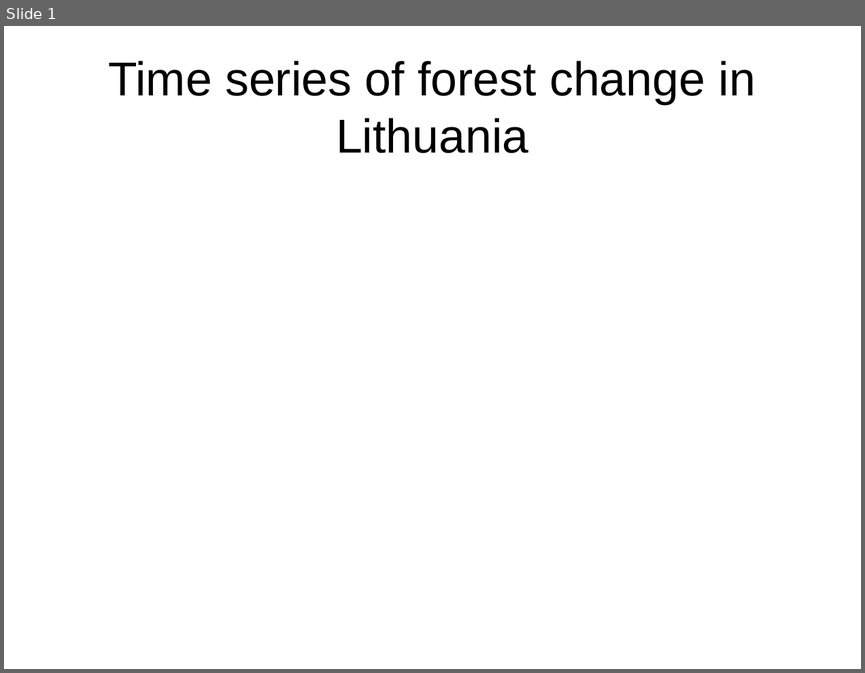
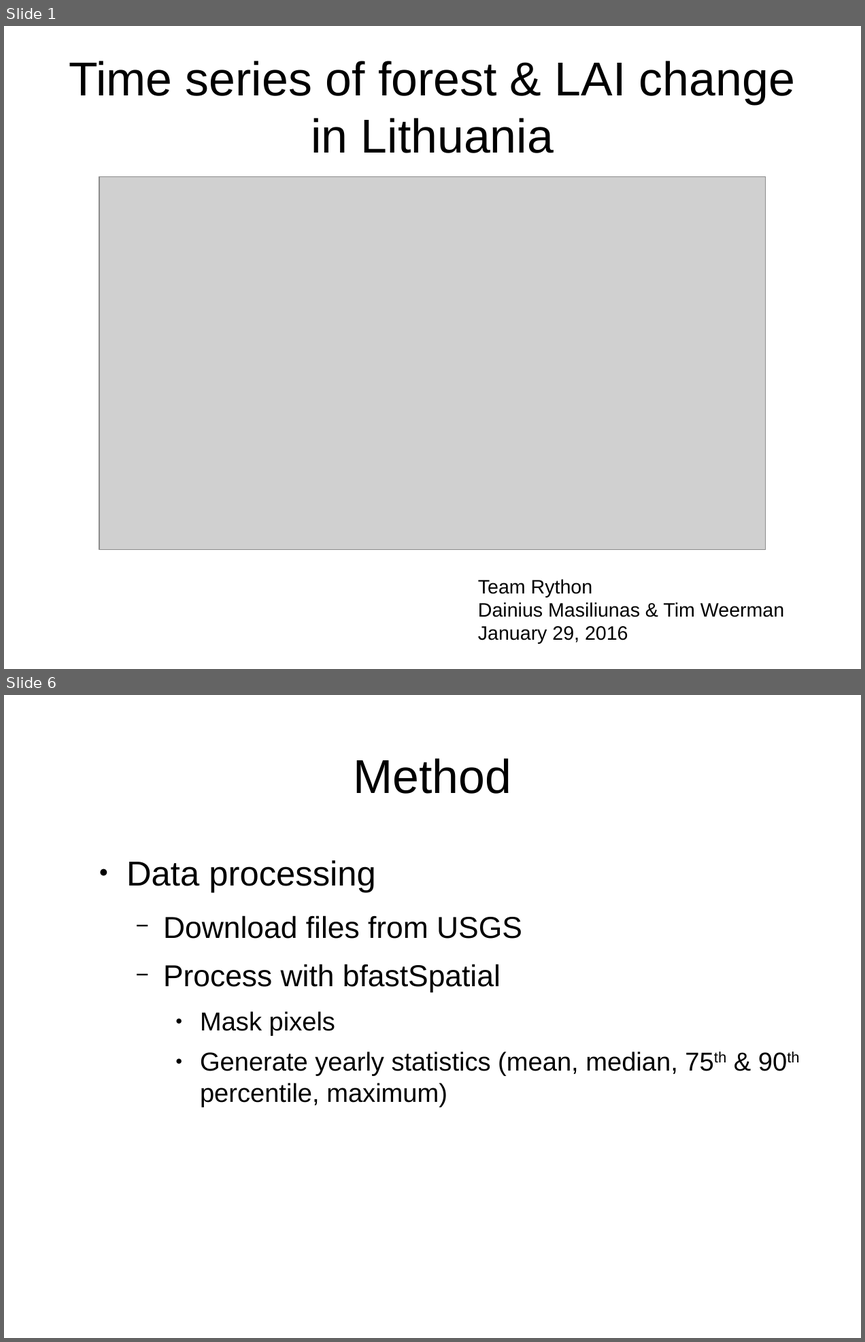
Before and after one commit to GreatEmerald/geoscripting, a slide deck: Project/Presentation/Project presentation.odp. Shown one above the other, each under a label of ours: slide 1 before the commit, slides 1 and 6 after it; the slides between them are not shown. The pictures are 865x673 and 865x1342 pixels, drawn with LibreOffice and Linux fonts; fonts in the diff are those of the drawing; grey boxes stand for pictures. Boxes give left, top, right and bottom in pixels: in the first picture for what was removed or moved away, otherwise in the second. Text is boxed around its words. In the diff, an @@ line names an element or a change of style, - is before the commit and + after.

```diff
--- a/Project/Presentation/Project presentation.odp
+++ b/Project/Presentation/Project presentation.odp
@@ slide 6 added at <box>4,695,861,1338</box>, background #FFFFFF @@
@@ title added at <box>353,758,511,794</box>, 44 pt, text #000000 @@
+Method
@@ text added at <box>126,860,678,1107</box>, 24 pt, text #000000 @@
+● Data processing
+  − Download files from USGS
+  − Process with bfastSpatial
+    ● Mask pixels
+    ● Generate yearly statistics (mean, median, 75th & 90th percentile, maximum)
@@ slide 1 changed as well @@
@@ title at <box>69,61,795,153</box>: text changed @@
-Time series of forest change in Lithuania
+Time series of forest & LAI change in Lithuania
@@ picture added at <box>99,176,765,548</box> @@
@@ text added at <box>478,579,784,643</box>, 18 pt, text #000000 @@
+Team Rython
+Dainius Masiliunas & Tim Weerman
+January 29, 2016
```
Also in this commit, not shown: 8 other slides added, 3 slides removed, 1 other file.
